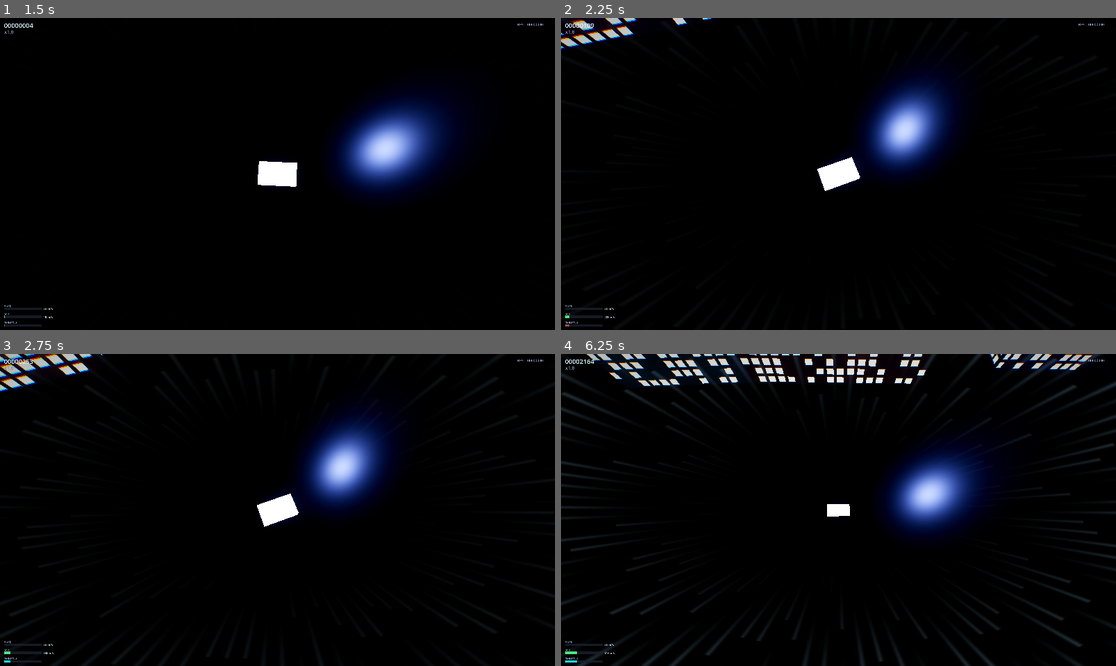
Above: before the commit, frames 1-4 (two rows, left to right).
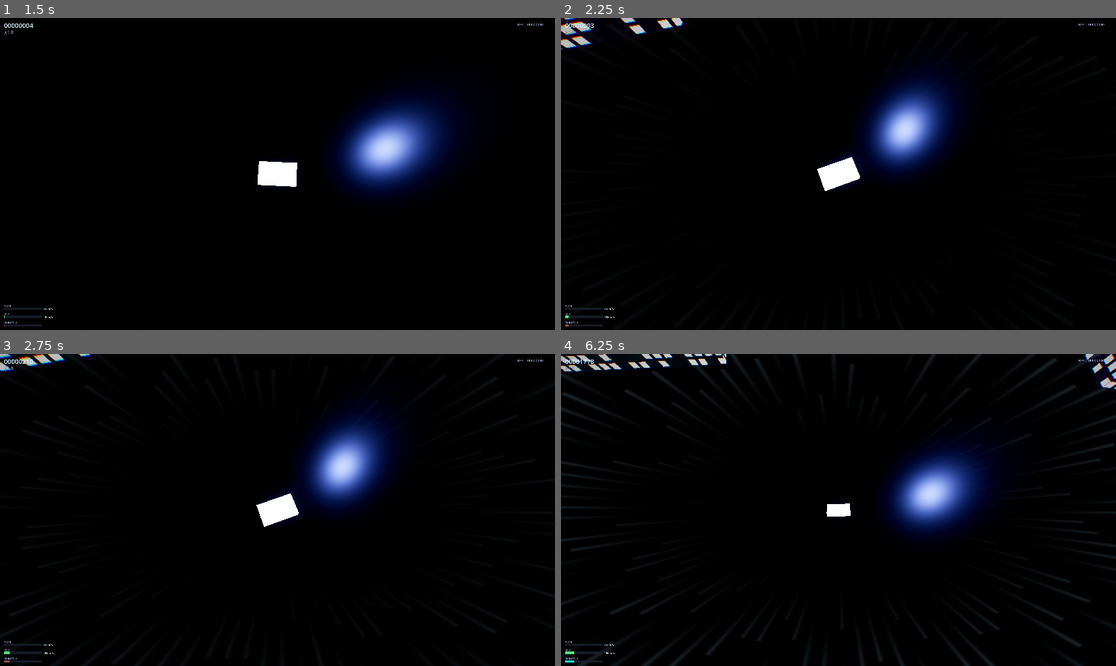
Above: after the commit, the same moments.

Repository: midas44/divepunk
Game: Godot game, scene res://scenes/main/Main.tscn
Same seed, same stepped clock (60 frames per second), same inputs: the game is played once before the commit and once after it.
Inputs (mouse positions are in pixels of both pictures, inside the frame that each line leads up to):
- Up to frame 1 (1.5 s): move the mouse to (305, 174) at 0.52 s; hold Ctrl (decelerate) 0.53-1.28 s; hold Shift (accelerate) from 0.53 s (still down); tap Space at 0.77 s; tap Middle mouse button (rear_view, bound only after the commit) at 0.8, 1.35 s; tap Enter at 1.25 s; move the mouse to (249, 174) at 1.27 s
- Up to frame 2 (2.25 s): keep holding Shift (accelerate); tap Space at 1.52 s; tap X at 1.55, 2.1 s; move the mouse to (849, 167) at 2.02 s
- Up to frame 3 (2.75 s): keep holding Shift (accelerate); tap C at 2.3 s
- Up to frame 4 (6.25 s): move the mouse to (832, 516) at 2.77 s; tap C at 2.85, 6.05 s; tap Space at 3.02, 3.77, 4.52, 6.02 s; tap V at 3.05, 3.6 s; move the mouse to (877, 513) at 3.52 s; hold Ctrl (decelerate) 3.53-4.28 s; move the mouse to (794, 506) at 4.27 s; tap Q (cycle_camera) at 4.35 s; tap Middle mouse button (rear_view, bound only after the commit) at 4.55, 5.85 s; move the mouse to (844, 510) at 5.02 s; hold Ctrl (decelerate) 5.03-5.78 s; tap X at 5.3 s; move the mouse to (816, 503) at 5.77 s; release Shift (accelerate) at 5.78 s; hold D (steer_right) from 5.78 s (still down)

Frame 1 is identical in both runs. In frame 2, 0.8% of the frame differs, in the area x 0-54%, y 0-99%; in frame 3, 0.9%; in frame 4, 3.3%, in the area x 0-100%, y 0-99%.

Commit message:
feat(controls): rear-view glance on middle mouse + X/C/V decelerate keys
- Hold middle mouse (new rear_view action) to swing the chase-orbit a
  half-turn and look back down your trail; release returns to your
  free-look angle. Works whether or not free-look is active.
- Add X, C, V as decelerate keys alongside Ctrl.

Headless boot clean (EXIT=0).

Co-Authored-By: Claude Opus 4.8 (1M context) <noreply@anthropic.com>

Diff:
--- a/scripts/camera_rig.gd
+++ b/scripts/camera_rig.gd
@@ -114,9 +114,13 @@
 	# car with no look_at — reaching directly above / below with no pole degeneracy, and keeping
 	# the car dead-centre at every angle (the lag-free boom is what lets the orbit reach the front).
 	var pivot := _target.global_position
-	var spin := Basis.IDENTITY
-	if mouse_look_enabled:
-		spin = Basis.from_euler(Vector3(_look_pitch, _look_yaw, 0.0))
+	# Held free-look orbit, plus a hold-to-glance-behind on `rear_view` (middle mouse): while it's
+	# held, swing the orbit a half-turn so the camera flips to the FRONT and looks back down the trail.
+	var view_yaw: float = _look_yaw if mouse_look_enabled else 0.0
+	var view_pitch: float = _look_pitch if mouse_look_enabled else 0.0
+	if Input.is_action_pressed(&"rear_view"):
+		view_yaw += PI
+	var spin := Basis.from_euler(Vector3(view_pitch, view_yaw, 0.0))
 	# Ease the boom length toward the selected distance level (close / normal / far via Q).
 	var target_mult: float = _distances[_distance_index] if not _distances.is_empty() else 1.0
 	_distance_mult = lerpf(_distance_mult, target_mult, 1.0 - exp(-distance_zoom_sharpness * delta))
--- a/scripts/game.gd
+++ b/scripts/game.gd
@@ -481,11 +481,12 @@
 	_add_action(&"steer_up",    [KEY_W, KEY_UP])
 	_add_action(&"steer_down",  [KEY_S, KEY_DOWN])
 	_add_action(&"accelerate",  [KEY_SHIFT, KEY_SPACE])
-	_add_action(&"decelerate",  [KEY_CTRL])
+	_add_action(&"decelerate",  [KEY_CTRL, KEY_X, KEY_C, KEY_V])
 	_add_action(&"cycle_camera",[KEY_Q])
 	_add_action(&"restart",     [KEY_R])
 	_add_action(&"toggle_fullscreen", [KEY_F])
 	_add_action(&"quit",        [KEY_ESCAPE])
+	_add_mouse_action(&"rear_view", MOUSE_BUTTON_MIDDLE)  # hold middle mouse = glance behind
 
 
 func _add_action(action: StringName, keys: Array) -> void:
@@ -496,3 +497,12 @@
 		var ev := InputEventKey.new()
 		ev.physical_keycode = k
 		InputMap.action_add_event(action, ev)
+
+
+func _add_mouse_action(action: StringName, button: int) -> void:
+	if InputMap.has_action(action):
+		return
+	InputMap.add_action(action)
+	var ev := InputEventMouseButton.new()
+	ev.button_index = button
+	InputMap.action_add_event(action, ev)
